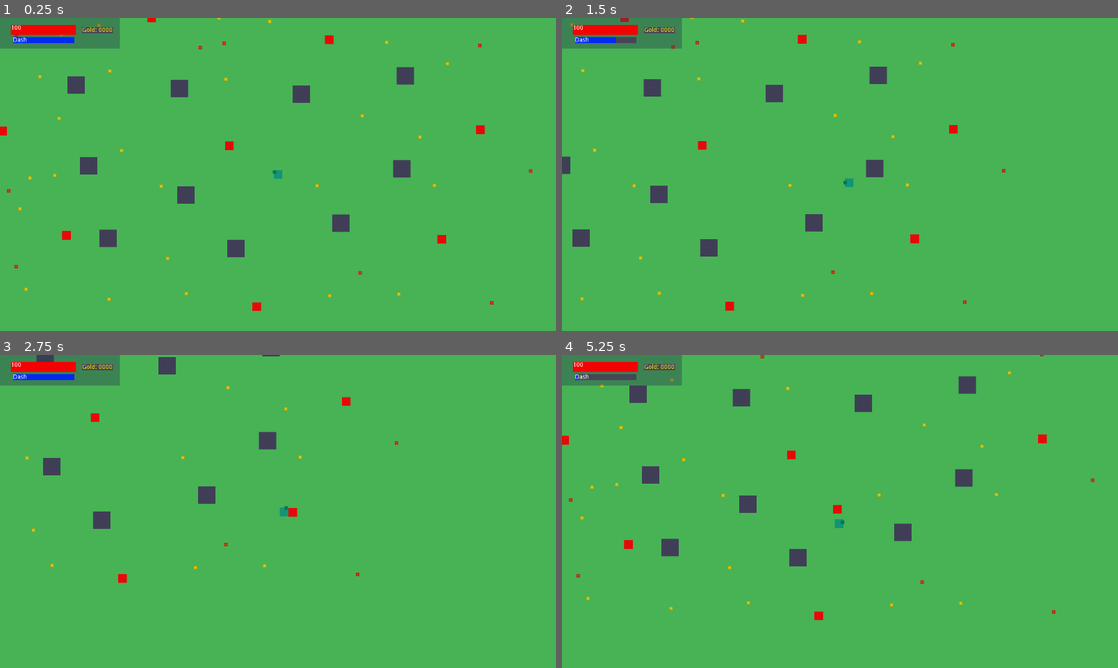
Above: before the commit, frames 1-4 (two rows, left to right).
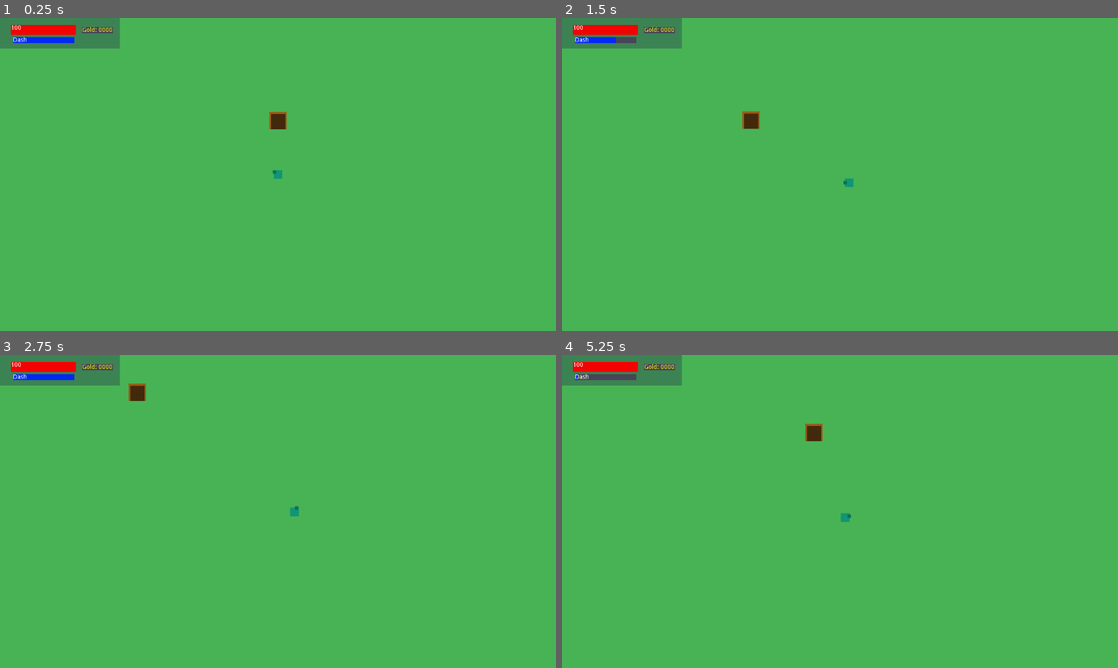
Above: after the commit, the same moments.

Repository: arget4me/TryingToStop
Game: Godot game, scene res://Scenes/HUB.tscn
Same seed, same stepped clock (60 frames per second), same inputs: the game is played once before the commit and once after it. Before the commit the project starts from res://Scenes/SampleScene.tscn.
Inputs (mouse positions are in pixels of both pictures, inside the frame that each line leads up to):
- Up to frame 1 (0.25 s): no input
- Up to frame 2 (1.5 s): tap Enter at 0.5 s; move the mouse to (962, 158) at 0.52 s; hold Right (ui_right) 0.53-1.28 s; click (962, 158) at 0.67 s; move the mouse to (728, 190) at 1.27 s; hold Down (ui_down) from 1.28 s (still down)
- Up to frame 3 (2.75 s): move the mouse to (333, 442) at 2.02 s; release Down (ui_down) at 2.03 s; hold Right (ui_right) from 2.03 s (still down)
- Up to frame 4 (5.25 s): move the mouse to (812, 574) at 2.77 s; release Right (ui_right) at 2.78 s; hold Up (ui_up) 2.78-3.53 s; click (812, 574) at 2.92 s; move the mouse to (1006, 558) at 3.52 s; hold Left (ui_left) 3.53-5.03 s; move the mouse to (673, 464) at 4.27 s; move the mouse to (867, 511) at 5.02 s; hold Down (ui_down) from 5.03 s (still down); click (867, 511) at 5.17 s

The runs differ from the first frame. In frame 1, 2.6% of the frame differs, in the area x 0-96%, y 0-94%; in frame 2, 2.1%; in frame 3, 1.5%; in frame 4, 2.5%.

Commit message:
Add spawn area and death

Diff:
--- /dev/null
+++ b/GrandTale/Scenes/Enter.gd
@@ -0,0 +1,7 @@
+extends Area2D
+
+export(Resource) var TravelToScene
+
+func _on_Enter_body_entered(body):
+	if body is Player:
+		get_tree().change_scene(TravelToScene.get_path())
--- /dev/null
+++ b/GrandTale/Scenes/HUB.tscn
@@ -0,0 +1,57 @@
+[gd_scene load_steps=6 format=2]
+
+[ext_resource path="res://Scenes/HUD.tscn" type="PackedScene" id=1]
+[ext_resource path="res://Scenes/Player.tscn" type="PackedScene" id=2]
+[ext_resource path="res://Scenes/Enter.gd" type="Script" id=3]
+[ext_resource path="res://Scenes/SampleScene.tscn" type="PackedScene" id=4]
+
+[sub_resource type="RectangleShape2D" id=1]
+extents = Vector2( 16.5, 17.5 )
+
+[node name="HUB_World" type="Node2D"]
+
+[node name="Enter" type="Area2D" parent="."]
+position = Vector2( 419, 63 )
+script = ExtResource( 3 )
+TravelToScene = ExtResource( 4 )
+
+[node name="ColorRect" type="ColorRect" parent="Enter"]
+anchor_left = 0.5
+anchor_top = 0.5
+anchor_right = 0.5
+anchor_bottom = 0.5
+margin_left = -20.0
+margin_top = -20.0
+margin_right = 20.0
+margin_bottom = 20.0
+color = Color( 0.6, 0.364706, 0.0862745, 1 )
+
+[node name="ColorRect2" type="ColorRect" parent="Enter"]
+anchor_left = 0.5
+anchor_top = 0.5
+anchor_right = 0.5
+anchor_bottom = 0.5
+margin_left = -16.0
+margin_top = -15.0
+margin_right = 17.0
+margin_bottom = 20.0
+color = Color( 0.262745, 0.164706, 0.0470588, 1 )
+
+[node name="CollisionShape2D" type="CollisionShape2D" parent="Enter"]
+position = Vector2( 0.5, 2.5 )
+shape = SubResource( 1 )
+
+[node name="StaticBody2D" type="StaticBody2D" parent="Enter"]
+
+[node name="CollisionPolygon2D" type="CollisionPolygon2D" parent="Enter/StaticBody2D"]
+polygon = PoolVector2Array( -20, -20, -20, 20, -16, 20, -16, -15, 17, -15, 17, 20, 20, 20, 20, -20 )
+
+[node name="Player" parent="." instance=ExtResource( 2 )]
+position = Vector2( 419, 187 )
+
+[node name="HUD" parent="." instance=ExtResource( 1 )]
+
+[connection signal="body_entered" from="Enter" to="Enter" method="_on_Enter_body_entered"]
+[connection signal="cooldown_changed" from="Player" to="HUD" method="_on_Player_cooldown_changed"]
+[connection signal="gold_changed" from="Player" to="HUD" method="_on_Player_gold_changed"]
+[connection signal="health_changed" from="Player" to="HUD" method="_on_Player_health_changed"]
--- a/GrandTale/Scenes/HUD.gd
+++ b/GrandTale/Scenes/HUD.gd
@@ -18,6 +18,7 @@
 
 	cooldown_bar_width = int(cooldown_container.rect_size.x)
 
+	_on_Player_gold_changed(GameManager.Gold)
 
 func _on_Player_health_changed(health):
 	health_bar.rect_size.x = (health_bar_width / 100 * health) / 100 * health_bar_width
--- /dev/null
+++ b/GrandTale/Scenes/HUD.tscn
@@ -0,0 +1,57 @@
+[gd_scene load_steps=2 format=2]
+
+[ext_resource path="res://Scenes/HUD.gd" type="Script" id=1]
+
+[node name="HUD" type="CanvasLayer"]
+script = ExtResource( 1 )
+
+[node name="ColorRect" type="ColorRect" parent="."]
+margin_right = 276.0
+margin_bottom = 70.0
+color = Color( 0.172549, 0.247059, 0.317647, 0.415686 )
+
+[node name="Health" type="ColorRect" parent="."]
+margin_left = 25.0
+margin_top = 16.0
+margin_right = 175.0
+margin_bottom = 39.0
+color = Color( 0.282353, 0.27451, 0.345098, 1 )
+
+[node name="CurrentHealth" type="ColorRect" parent="Health"]
+margin_right = 150.0
+margin_bottom = 23.0
+color = Color( 0.956863, 0.0117647, 0.0117647, 1 )
+
+[node name="Label" type="Label" parent="Health"]
+margin_right = 40.0
+margin_bottom = 14.0
+
+[node name="Cooldown" type="ColorRect" parent="."]
+margin_left = 30.0
+margin_top = 44.0
+margin_right = 171.0
+margin_bottom = 58.0
+color = Color( 0.282353, 0.27451, 0.345098, 1 )
+
+[node name="CurrentCooldown" type="ColorRect" parent="Cooldown"]
+margin_right = 141.0
+margin_bottom = 14.0
+color = Color( 0.0117647, 0.160784, 0.956863, 1 )
+
+[node name="Label" type="Label" parent="Cooldown"]
+margin_right = 40.0
+margin_bottom = 14.0
+text = "Dash"
+
+[node name="Gold" type="ColorRect" parent="."]
+margin_left = 189.0
+margin_top = 21.0
+margin_right = 260.0
+margin_bottom = 35.0
+color = Color( 0.282353, 0.27451, 0.345098, 1 )
+
+[node name="Label" type="Label" parent="Gold"]
+margin_right = 40.0
+margin_bottom = 14.0
+custom_colors/font_color = Color( 1, 0.984314, 0, 1 )
+text = "Gold: 0000"
--- a/GrandTale/Scenes/Player.tscn
+++ b/GrandTale/Scenes/Player.tscn
@@ -46,4 +46,8 @@
 [node name="CollisionShape2D" type="CollisionShape2D" parent="."]
 shape = SubResource( 1 )
 
+[node name="Camera2D" type="Camera2D" parent="."]
+current = true
+smoothing_enabled = true
+
 [connection signal="body_entered" from="Area2D" to="." method="_on_Area2D_body_entered"]
--- a/GrandTale/Scenes/SampleScene.tscn
+++ b/GrandTale/Scenes/SampleScene.tscn
@@ -4,17 +4,13 @@
 [ext_resource path="res://Scenes/Rock.tscn" type="PackedScene" id=2]
 [ext_resource path="res://Scenes/Enemy.tscn" type="PackedScene" id=3]
 [ext_resource path="res://Scenes/Item.tscn" type="PackedScene" id=4]
-[ext_resource path="res://Scenes/HUD.gd" type="Script" id=5]
+[ext_resource path="res://Scenes/HUD.tscn" type="PackedScene" id=5]
 [ext_resource path="res://Scenes/HealthItem.tscn" type="PackedScene" id=6]
 
 [node name="SampleScene" type="Node2D"]
 
 [node name="Player" parent="." instance=ExtResource( 1 )]
 position = Vector2( 531, 273 )
-
-[node name="Camera2D" type="Camera2D" parent="Player"]
-current = true
-smoothing_enabled = true
 
 [node name="Items" type="Node2D" parent="."]
 
@@ -144,7 +140,7 @@
 position = Vector2( 482, 577 )
 
 [node name="Enemy" parent="Enemies" instance=ExtResource( 3 )]
-position = Vector2( 419, 207 )
+position = Vector2( 448, 206 )
 
 [node name="Environment" type="Node2D" parent="."]
 
@@ -178,59 +174,7 @@
 [node name="Rock10" parent="Environment" instance=ExtResource( 2 )]
 position = Vector2( 816, 260 )
 
-[node name="HUD" type="CanvasLayer" parent="."]
-script = ExtResource( 5 )
-
-[node name="ColorRect" type="ColorRect" parent="HUD"]
-margin_right = 276.0
-margin_bottom = 70.0
-color = Color( 0.172549, 0.247059, 0.317647, 0.415686 )
-
-[node name="Health" type="ColorRect" parent="HUD"]
-margin_left = 25.0
-margin_top = 16.0
-margin_right = 175.0
-margin_bottom = 39.0
-color = Color( 0.282353, 0.27451, 0.345098, 1 )
-
-[node name="CurrentHealth" type="ColorRect" parent="HUD/Health"]
-margin_right = 150.0
-margin_bottom = 23.0
-color = Color( 0.956863, 0.0117647, 0.0117647, 1 )
-
-[node name="Label" type="Label" parent="HUD/Health"]
-margin_right = 40.0
-margin_bottom = 14.0
-
-[node name="Cooldown" type="ColorRect" parent="HUD"]
-margin_left = 30.0
-margin_top = 44.0
-margin_right = 171.0
-margin_bottom = 58.0
-color = Color( 0.282353, 0.27451, 0.345098, 1 )
-
-[node name="CurrentCooldown" type="ColorRect" parent="HUD/Cooldown"]
-margin_right = 141.0
-margin_bottom = 14.0
-color = Color( 0.0117647, 0.160784, 0.956863, 1 )
-
-[node name="Label" type="Label" parent="HUD/Cooldown"]
-margin_right = 40.0
-margin_bottom = 14.0
-text = "Dash"
-
-[node name="Gold" type="ColorRect" parent="HUD"]
-margin_left = 189.0
-margin_top = 21.0
-margin_right = 260.0
-margin_bottom = 35.0
-color = Color( 0.282353, 0.27451, 0.345098, 1 )
-
-[node name="Label" type="Label" parent="HUD/Gold"]
-margin_right = 40.0
-margin_bottom = 14.0
-custom_colors/font_color = Color( 1, 0.984314, 0, 1 )
-text = "Gold: 0000"
+[node name="HUD" parent="." instance=ExtResource( 5 )]
 
 [connection signal="cooldown_changed" from="Player" to="HUD" method="_on_Player_cooldown_changed"]
 [connection signal="gold_changed" from="Player" to="HUD" method="_on_Player_gold_changed"]
--- /dev/null
+++ b/GrandTale/Scripts/GameManager.gd
@@ -0,0 +1,3 @@
+extends Node
+
+var Gold = 0
--- a/GrandTale/Scripts/Player.gd
+++ b/GrandTale/Scripts/Player.gd
@@ -9,8 +9,6 @@
 
 export(int) var Health = 100
 var MaxHealth = Health
-
-var Gold = 0
 
 export(float) var WalkSpeed = 320.0
 export(float) var WalkAcc = 10.0
@@ -66,8 +64,8 @@
 
 
 func GainGold(var Amount : int):
-	Gold += Amount
-	emit_signal("gold_changed", Gold)
+	GameManager.Gold += Amount
+	emit_signal("gold_changed", GameManager.Gold)
 	var particle = LabelParticle.instance()
 	get_tree().get_root().add_child(particle)
 	particle.StartSimulation(global_position + 20 * Vector2.UP, 2.0, 20, 30, 3.0, Color.yellow, "+" + str(Amount) + " Gold")
@@ -83,13 +81,16 @@
 	emit_signal("health_changed", Health)
 	var particle = LabelParticle.instance()
 	get_tree().get_root().add_child(particle)
-	particle.StartSimulation(global_position + 20 * Vector2.UP, 2.0, 20, 30, 3.0, Color.red, "+" + str(Amount))
+	particle.StartSimulation(global_position + 20 * Vector2.UP, 2.0, 20, 30, 3.0, Color.red, "+" + str(Amount) + " Health")
 	UpdateHealthColor()
 
 func _physics_process(_delta):
 	Velocity = move_and_slide(Velocity)
 	Velocity = lerp(Velocity, Vector2.ZERO, WalkFriction)
 
+func Die():
+	get_tree().change_scene("res://Scenes/HUB.tscn")
+	queue_free()
 
 func _on_Area2D_body_entered(body):
 	if body is EnemyBase:
@@ -97,5 +98,8 @@
 		emit_signal("health_changed", Health)
 		var particle = LabelParticle.instance()
 		get_tree().get_root().add_child(particle)
-		particle.StartSimulation(global_position + 20 * Vector2.UP, 2.0, 20, 30, 3.0, Color.red, "-" + str(body.DamagePerHit))
+		particle.StartSimulation(global_position + 20 * Vector2.UP, 2.0, 20, 30, 3.0, Color.red, "-" + str(body.DamagePerHit) + " Health")
 		UpdateHealthColor()
+
+		if Health <= 0:
+			Die()
--- a/GrandTale/project.godot
+++ b/GrandTale/project.godot
@@ -33,7 +33,11 @@
 [application]
 
 config/name="GrandTale"
-run/main_scene="res://Scenes/SampleScene.tscn"
+run/main_scene="res://Scenes/HUB.tscn"
+
+[autoload]
+
+GameManager="*res://Scripts/GameManager.gd"
 
 [display]
 
